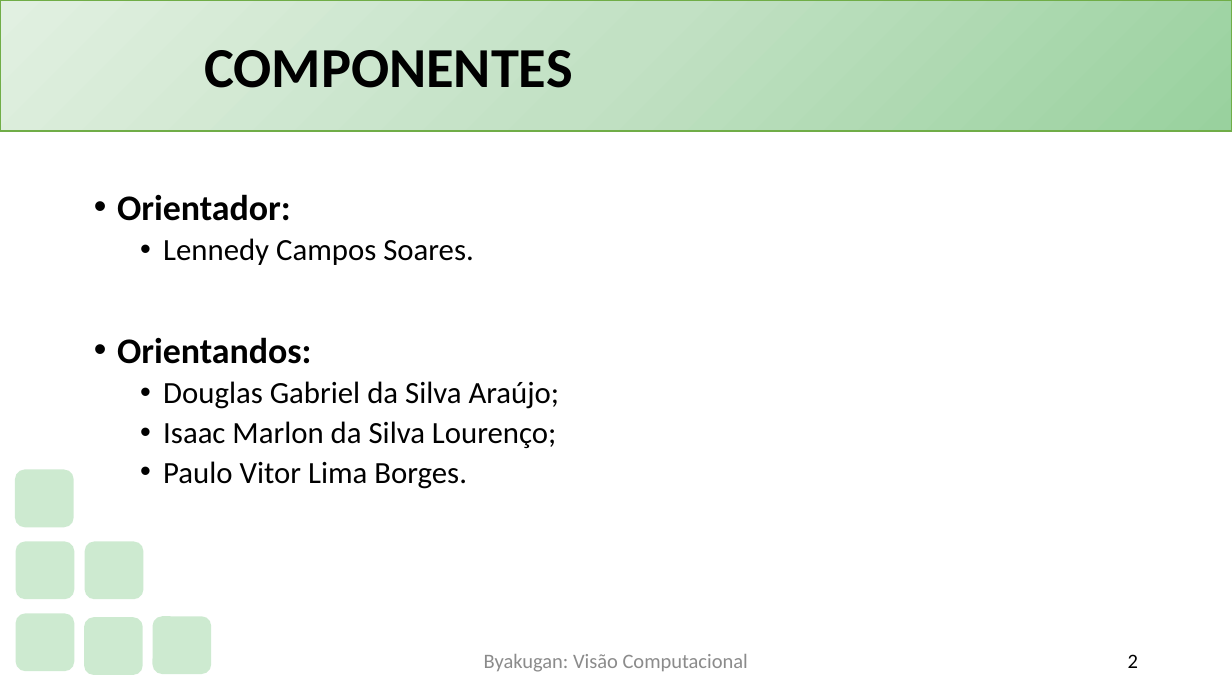
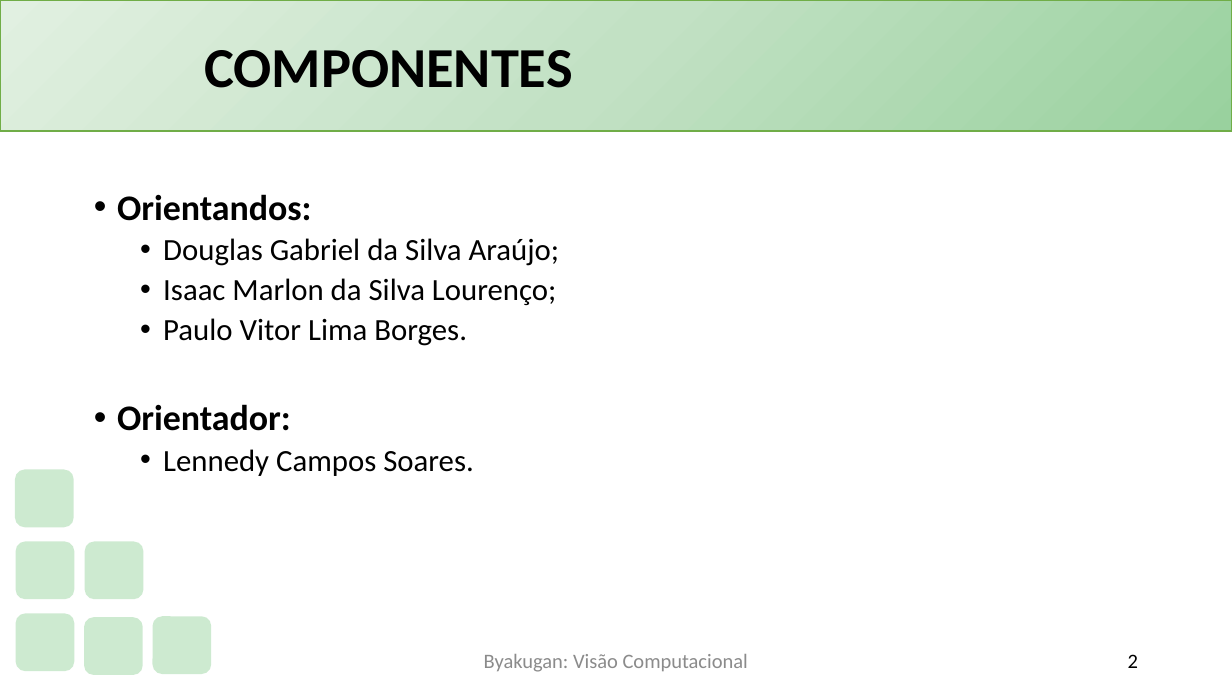
Before and after one commit to PauloVLB/Projeto_Integrador, a slide deck: slide 2 of Slide.pptx. Drawn at 1232x693 pixels with LibreOffice and Linux fonts; fonts in the diff are those of the drawing; background and template pictures are left out. Boxes give left, top, right and bottom in pixels: in the first picture for what was removed or moved away, otherwise in the second. Text is boxed around its words. In the diff, an @@ line names an element or a change of style, - is before the commit and + after.

```diff
--- a/Slide.pptx
+++ b/Slide.pptx
@@ text at box(117, 194, 474, 265): paragraphs removed @@
-• Orientador:
-  • Lennedy Campos Soares.
@@ text at box(117, 404, 474, 476): paragraphs added @@
+• Orientador:
+  • Lennedy Campos Soares.
```
Also in this commit, not shown: 7 other slides changed, 1 slide added, 2 other files.
